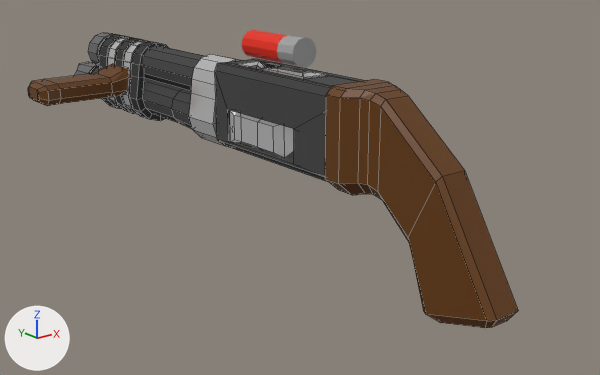
The Blender file Assets/weapons/in-progress/pump.blend, before and after one commit.
One viewpoint serves both versions: a camera (50 mm lens) standing at (-7.95, -13.59, 3.01) and looking at (0.2, -3.41, -1.06). Every picture has the same lights, and +X, +Y and +Z are marked at lower left. Mesh edges are drawn as thin lines on the coarser meshes.
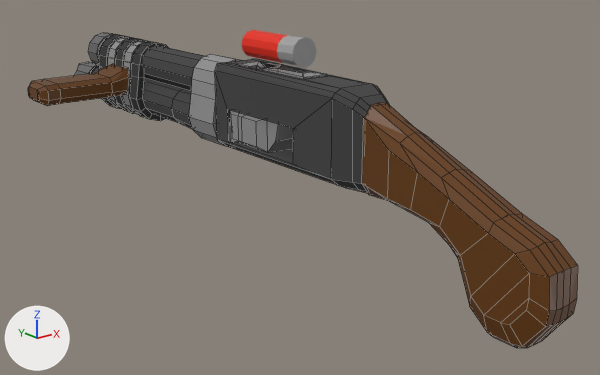
Commit message: finished pump shotgun model

Where the change shows, as pixel boxes (x1, y1, x2, y2) in the pictures (600 x 375 px):
'Cylinder', recoloured, reshaped (12% wider, 7% taller): before (28, 33, 518, 328); after (28, 33, 578, 348)
part 1 of me_cylinder, rebuilt (12% wider): before (325, 79, 518, 328); after (362, 102, 578, 348)
part 2 of me_cylinder, built on: before (215, 59, 364, 181); after (215, 59, 389, 193)

The edits, one by one:
Material 'accent' (mat_accent) changes colour from light grey #d2d2d2 to grey #9a9a9a; in linear values from (0.644, 0.644, 0.644) to (0.325, 0.325, 0.325).
me_cylinder is used by ob_cylinder; location (0.0, 0.0, 0.49); rotation (1.571, 0.0, 0.0), in degrees (90, 0, 0); scale (0.401, 0.401, 0.401).
me_cylinder had 716 vertices, 678 faces and spanned x -5.5..1.3, y -6.3..1.1, z -10.1..19.5.
me_cylinder now has 788 vertices, 757 faces and spans x -5.5..1.2, y -6.0..1.1, z -10.1..21.4.
me_cylinder part 1: the loose piece of 64 vertices spanning x -1.3..1.3, y -6.3..1.1, z 12.2..19.5 is rebuilt with 112 vertices and now spans x -0.8..0.8, y -6.0..0.5, z 13.4..21.4.
Part 2, on me_cylinder:
4 vertices are removed from x -1.1..1.1, y -2.3..0.6, z 12.9.
13 faces are deleted.
6 vertices in x -0.8..0.8, y -2.8..0.9, z 12.9 move by (0.0, 0.0, -0.6).
6 vertices in x -1.0..-0.8, y -2.3..-0.9, z 7.7..9.2 move by (0.0, 0.0, -1.1).
6 vertices in x -0.8..0.7, y -2.3..-0.9, z 7.8..9.2 move by (0.0, 0.0, -0.9).
4 vertices in x -0.9..0.8, y -2.2..-1.0, z 11.0 move by (0.0, 0.0, -0.3).
4 vertices in x -1.0, y -2.1..-1.1, z 6.1..6.5 move by (0.0, 0.0, -0.2).
4 vertices in x -0.8..0.7, y -1.7..-0.9, z 10.0..10.2 move by (0.0, 0.0, -1.4).
2 vertices move from x -1.0..1.0, y 0.9, z 12.9 to x -1.0..1.0, y 0.8, z 12.3.
28 vertices are added at x -1.1..1.1, y -2.8..0.7, z 12.3..13.5.
37 new faces join them, mat_base1 (dark grey #5e5e5e).
